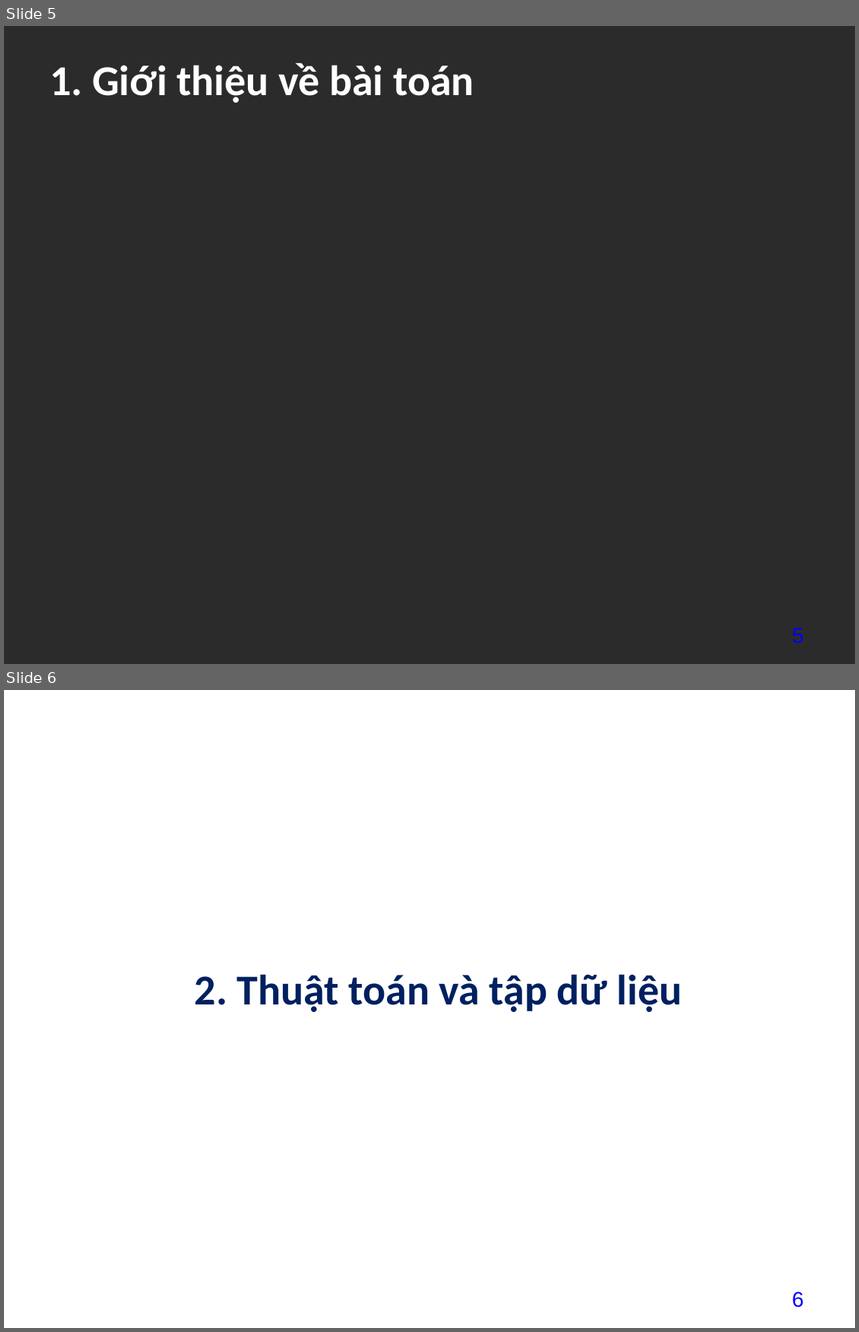
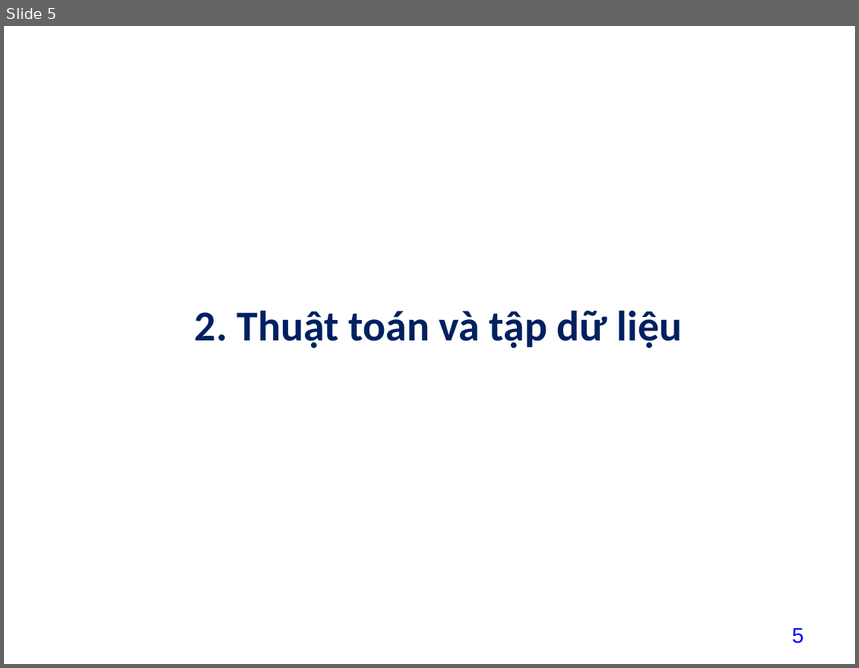
Before and after one commit to datdatnguyen2609/datdatnguyen2609, a slide deck: project/baitaplon/13_NguyenThanhDat211440519_baitaplon.pptx. Shown one above the other, each under a label of ours: slides 5 and 6 before the commit, slide 5 after it. The pictures are 859x1332 and 859x668 pixels, drawn with LibreOffice and Linux fonts; fonts in the diff are those of the drawing; background and template pictures are left out; a plain dark background stands for a picture behind light text. Boxes give left, top, right and bottom in pixels: in the first picture for what was removed or moved away, otherwise in the second. Text is boxed around its words. In the diff, an @@ line names an element or a change of style, - is before the commit and + after.

```diff
--- a/project/baitaplon/13_NguyenThanhDat211440519_baitaplon.pptx
+++ b/project/baitaplon/13_NguyenThanhDat211440519_baitaplon.pptx
@@ slide 5 removed at [4, 26, 855, 664], background picture (left out) @@
@@ title removed at [50, 63, 474, 103] @@
-1. Giới thiệu về bài toán
@@ page number removed at [792, 628, 804, 644] @@
-5
@@ what was slide 6 is now slide 5 @@
@@ page number at [792, 628, 804, 644]: text changed @@
-6
+5
```
Also in this commit, not shown: 3 slides changed, 1 slide added, 1 other slide removed, 12 other files.
